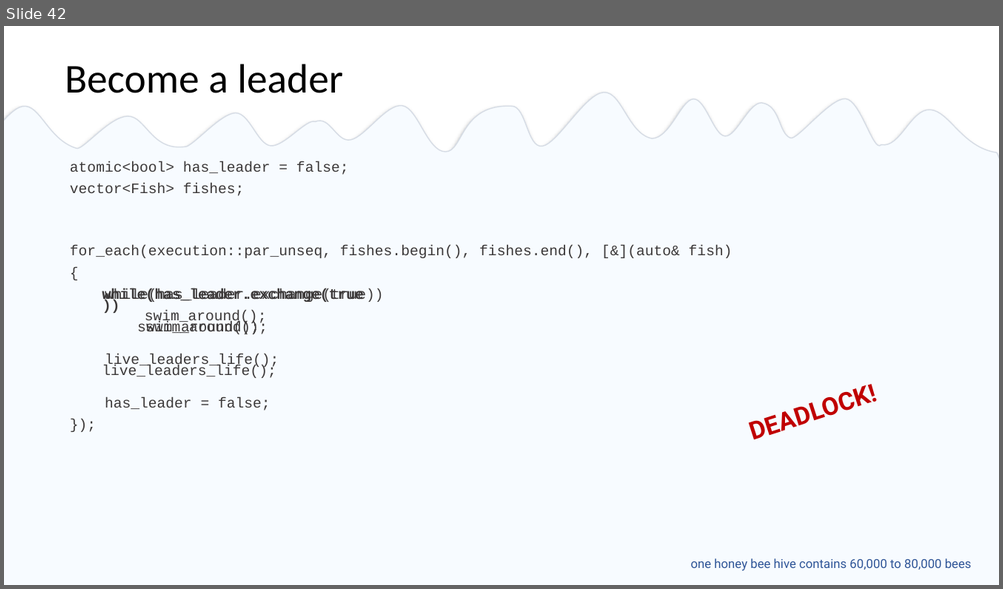
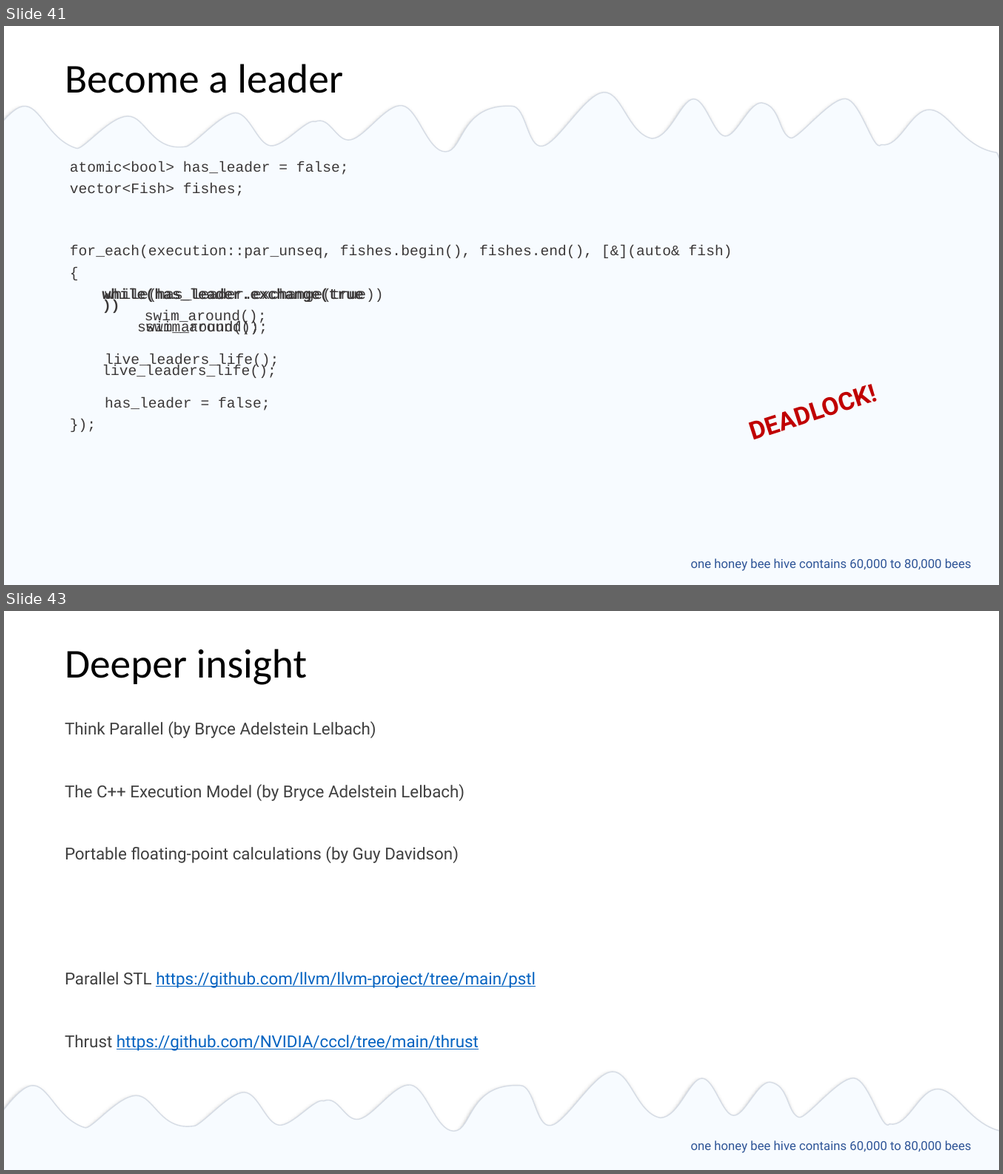
Before and after one commit to EmptySquareBubble/StoriesFromAParallelUniverse-, a slide deck: stories_from_a_paralel_universe.pptx. Shown one above the other, each under a label of ours: slide 42 before the commit, slides 41 and 43 after it; the slides between them are not shown. The pictures are 1003x589 and 1003x1174 pixels, drawn with LibreOffice and Linux fonts; fonts in the diff are those of the drawing. Boxes give left, top, right and bottom in pixels: in the first picture for what was removed or moved away, otherwise in the second. Text is boxed around its words. In the diff, an @@ line names an element or a change of style, - is before the commit and + after.

```diff
--- a/stories_from_a_paralel_universe.pptx
+++ b/stories_from_a_paralel_universe.pptx
@@ slide 43 added at bbox=[4, 611, 999, 1170], background #FFFFFF @@
@@ title added at bbox=[65, 649, 307, 685], 39.6 pt, text #000000 @@
+Deeper insight
@@ text added at bbox=[65, 721, 535, 1051], 16 pt, text #404040 @@
+  Think Parallel (by Bryce Adelstein Lelbach)
+  The C++ Execution Model (by Bryce Adelstein Lelbach)
+  Portable floating-point calculations (by Guy Davidson)
+  Parallel STL https://github.com/llvm/llvm-project/tree/main/pstl
+  Thrust https://github.com/NVIDIA/cccl/tree/main/thrust
@@ freeform shape added at bbox=[4, 1061, 999, 1164], fill #F7FBFF, outline #D6DCE5 1 pt @@
@@ rectangle added at bbox=[4, 1139, 999, 1170], fill #F7FBFF @@
@@ text added at bbox=[691, 1141, 971, 1153], 12 pt, text #2F5597 @@
+  one honey bee hive contains 60,000 to 80,000 bees
@@ what was slide 42 is now slide 41 @@
```
Also in this commit, not shown: 5 slides changed, 2 other files.
